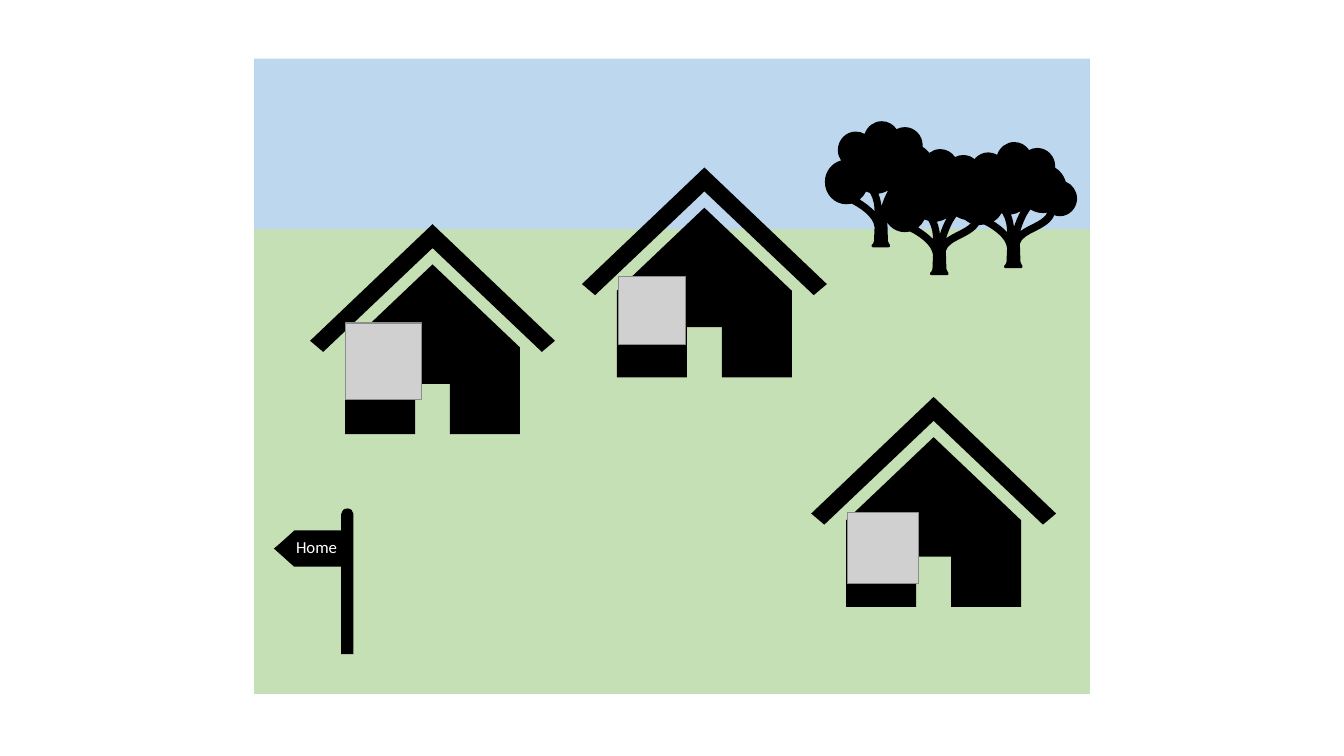
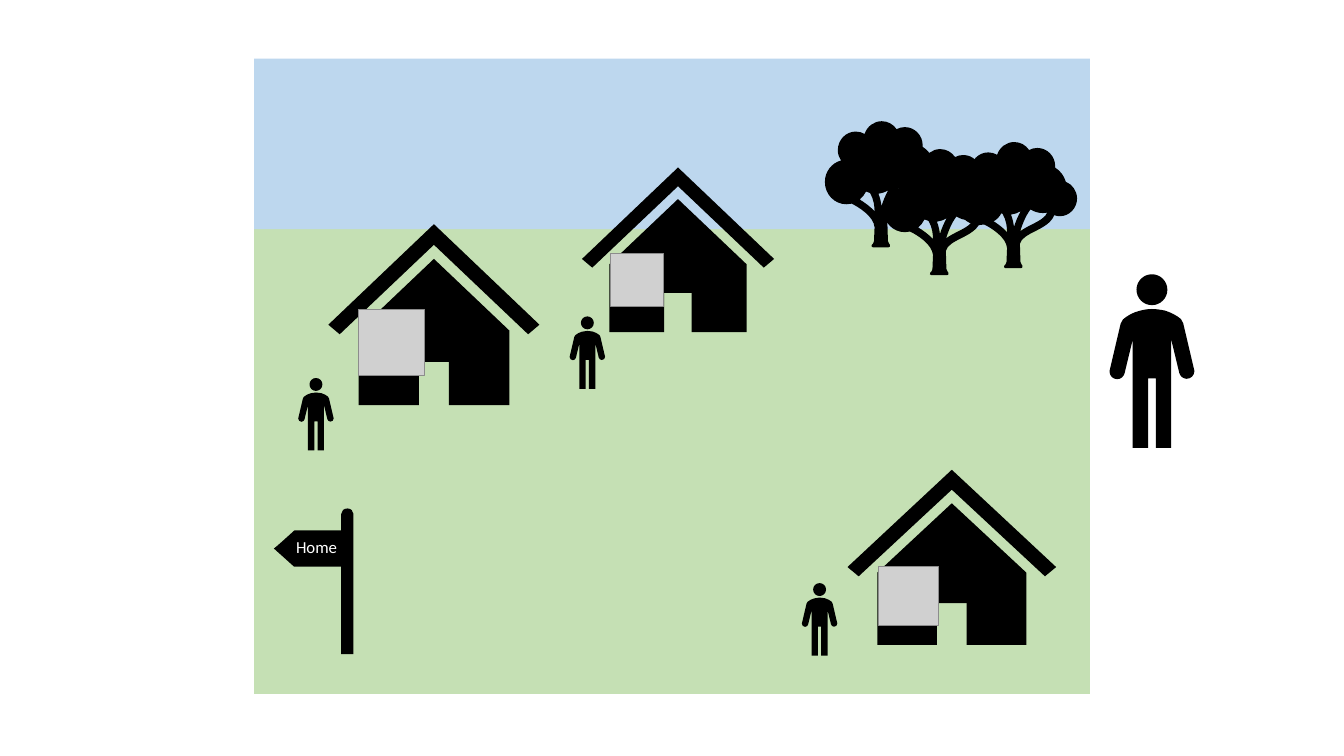
Before and after one commit to AmeliaTYR/SlimeFighter, a slide deck: slide 9 of otherFiles/art.pptx. Drawn at 1344x756 pixels with LibreOffice and Linux fonts; fonts in the diff are those of the drawing; grey boxes stand for pictures. Boxes give left, top, right and bottom in pixels: in the first picture for what was removed or moved away, otherwise in the second. Text is boxed around its words. In the diff, an @@ line names an element or a change of style, - is before the commit and + after.

```diff
--- a/otherFiles/art.pptx
+++ b/otherFiles/art.pptx
@@ freeform shape: place and size @@
-freeform shape at box(582, 167, 827, 295)
+freeform shape at box(582, 167, 774, 267)
@@ freeform shape: place and size @@
-freeform shape at box(617, 208, 792, 377)
+freeform shape at box(610, 200, 747, 333)
@@ freeform shape: place and size @@
-freeform shape at box(311, 224, 556, 352)
+freeform shape at box(329, 224, 539, 334)
@@ freeform shape: place and size @@
-freeform shape at box(345, 264, 520, 434)
+freeform shape at box(359, 259, 510, 405)
@@ picture: place and size @@
-picture at box(619, 277, 687, 345)
+picture at box(611, 253, 663, 306)
@@ rectangle: place and size @@
-rectangle at box(665, 277, 743, 328)
+rectangle at box(647, 253, 709, 292)
@@ freeform shape added at box(1137, 274, 1169, 306), fill #000000 @@
@@ picture: place and size @@
-picture at box(345, 323, 421, 399)
+picture at box(359, 310, 424, 375)
@@ rectangle: place and size @@
-rectangle at box(393, 334, 471, 384)
+rectangle at box(400, 319, 468, 362)
@@ freeform shape added at box(581, 317, 594, 330), fill #000000 @@
@@ freeform shape added at box(1110, 310, 1195, 449), fill #000000 @@
@@ freeform shape added at box(570, 331, 605, 389), fill #000000 @@
@@ freeform shape added at box(310, 378, 323, 391), fill #000000 @@
@@ freeform shape added at box(298, 392, 334, 451), fill #000000 @@
@@ freeform shape: place and size @@
-freeform shape at box(812, 397, 1057, 525)
+freeform shape at box(848, 470, 1057, 577)
@@ freeform shape: place and size @@
-freeform shape at box(846, 438, 1021, 607)
+freeform shape at box(877, 503, 1026, 644)
@@ picture: place and size @@
-picture at box(848, 513, 919, 584)
+picture at box(879, 567, 940, 626)
@@ rectangle: place and size @@
-rectangle at box(895, 506, 973, 557)
+rectangle at box(919, 562, 985, 604)
@@ freeform shape added at box(803, 598, 838, 656), fill #000000 @@
@@ freeform shape added at box(814, 583, 827, 596), fill #000000 @@
```
Also in this commit, not shown: 1 other slide changed, 13 slides added, 4 slides removed, 17 other files.
